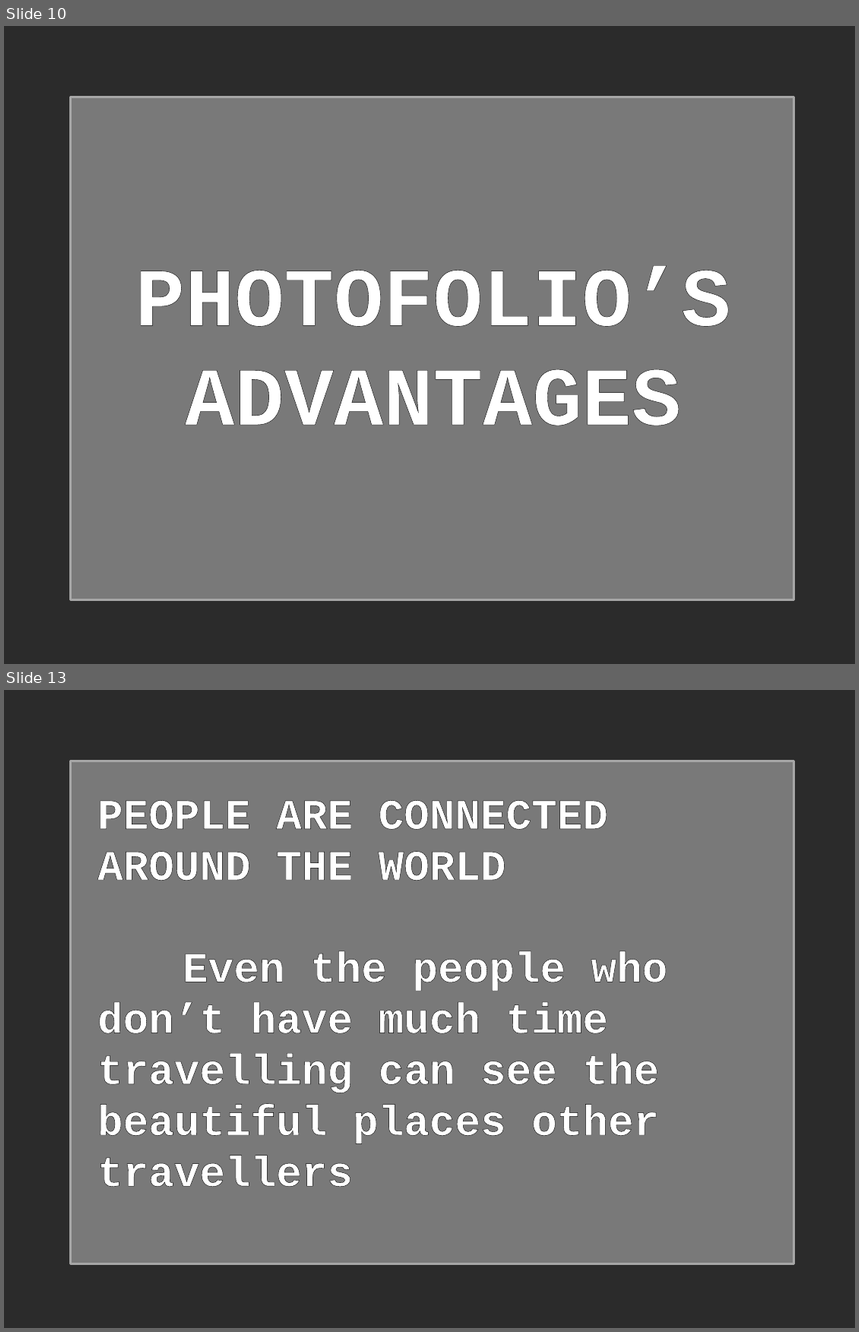
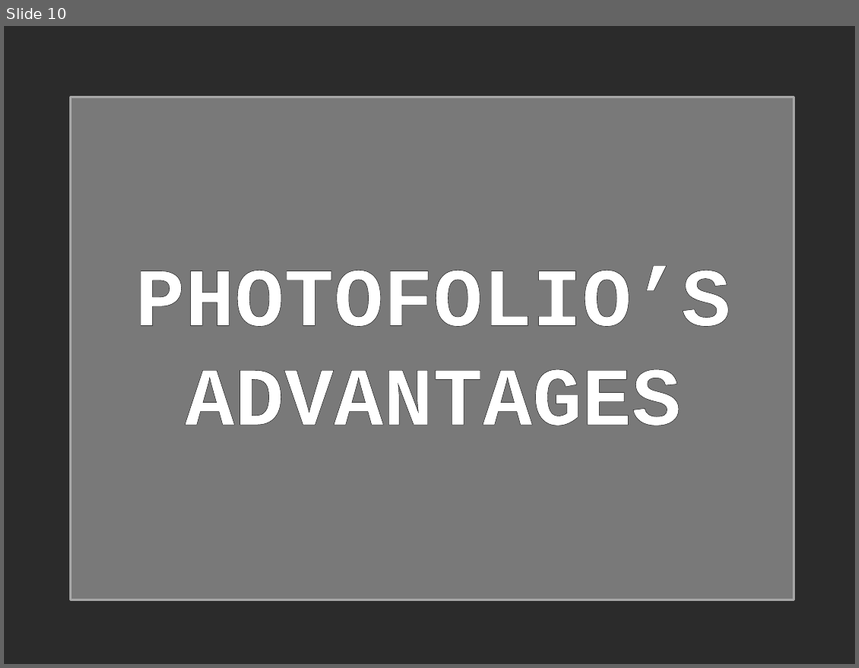
Before and after one commit to aryanjoyz/HCI-Finals, a slide deck: Pitch Deck.pptx. Shown one above the other, each under a label of ours: slides 10 and 13 before the commit, slide 10 after it; the slides between them are not shown. The pictures are 859x1332 and 859x668 pixels, drawn with LibreOffice and Linux fonts; fonts in the diff are those of the drawing; background and template pictures are left out; a plain dark background stands for a picture behind light text. Boxes give left, top, right and bottom in pixels: in the first picture for what was removed or moved away, otherwise in the second. Text is boxed around its words. In the diff, an @@ line names an element or a change of style, - is before the commit and + after.

```diff
--- a/Pitch Deck.pptx
+++ b/Pitch Deck.pptx
@@ slide 13 removed at (x1=4, y1=690, x2=855, y2=1328), background picture (left out) @@
@@ rectangle removed at (x1=70, y1=761, x2=794, y2=1265) @@
@@ text removed at (x1=97, y1=800, x2=668, y2=1187) @@
-PEOPLE ARE CONNECTED AROUND THE WORLD
-Even the people who don’t have much time travelling can see the beautiful places other travellers
```
Also in this commit, not shown: 5 slides changed, 22 other files.
